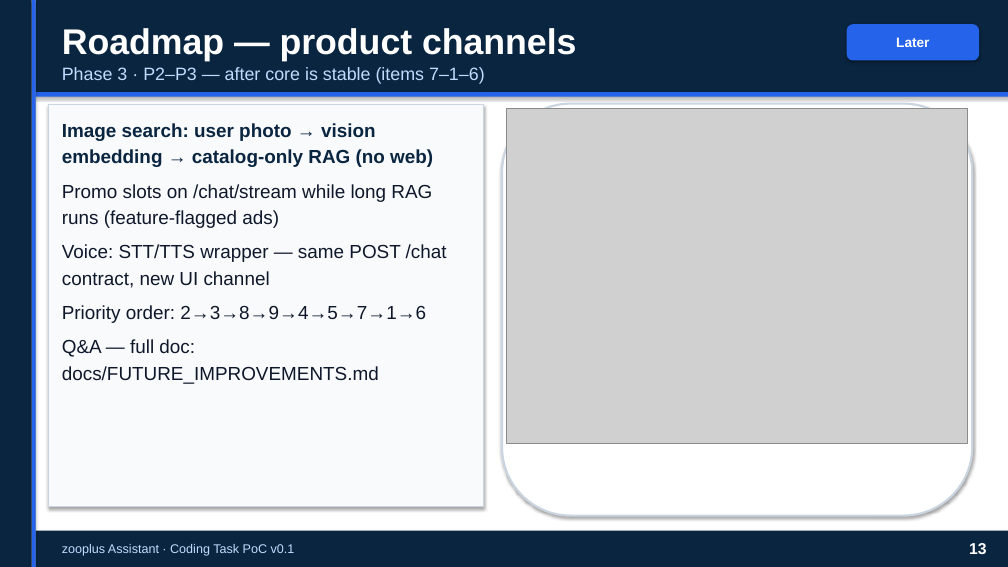
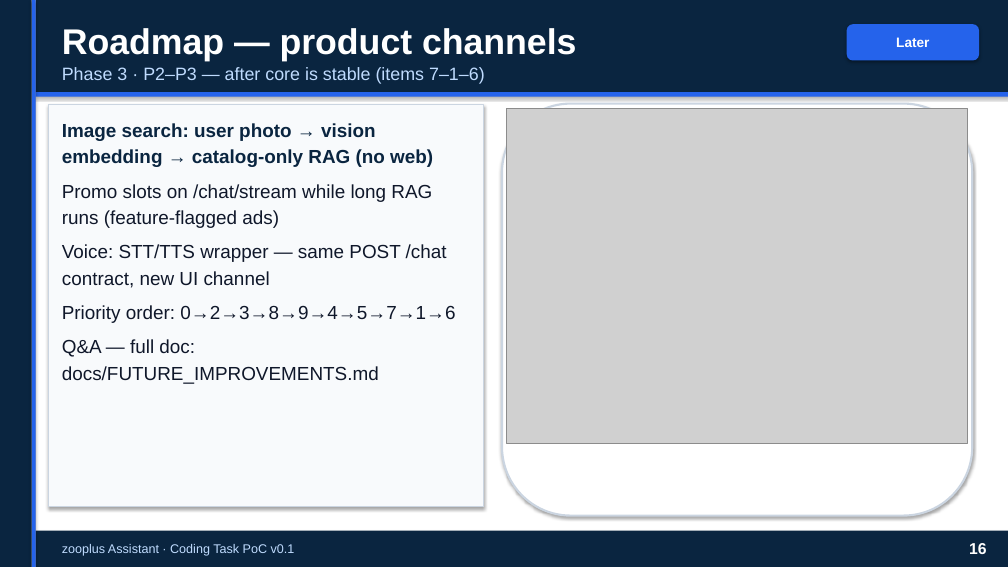
Before and after one commit to peluzzza/PoCAssistantZooplus, a slide deck: slide 16 of docs/deliverables/v0.1/zooplus-assistant-interview-15min-pro.pptx (slide 13 before the commit). Drawn at 1008x567 pixels with LibreOffice and Linux fonts; fonts in the diff are those of the drawing; grey boxes stand for pictures. Boxes give left, top, right and bottom in pixels: in the first picture for what was removed or moved away, otherwise in the second. Text is boxed around its words. In the diff, an @@ line names an element or a change of style, - is before the commit and + after.

```diff
--- a/docs/deliverables/v0.1/zooplus-assistant-interview-15min-pro.pptx
+++ b/docs/deliverables/v0.1/zooplus-assistant-interview-15min-pro.pptx
@@ text at (62,305,455,323): text changed @@
-Priority order: 2→3→8→9→4→5→7→1→6
+Priority order: 0→2→3→8→9→4→5→7→1→6
@@ text at (969,543,987,554): text changed @@
-13
+16
```
Also in this commit, not shown: 5 other slides changed, 3 other files.
